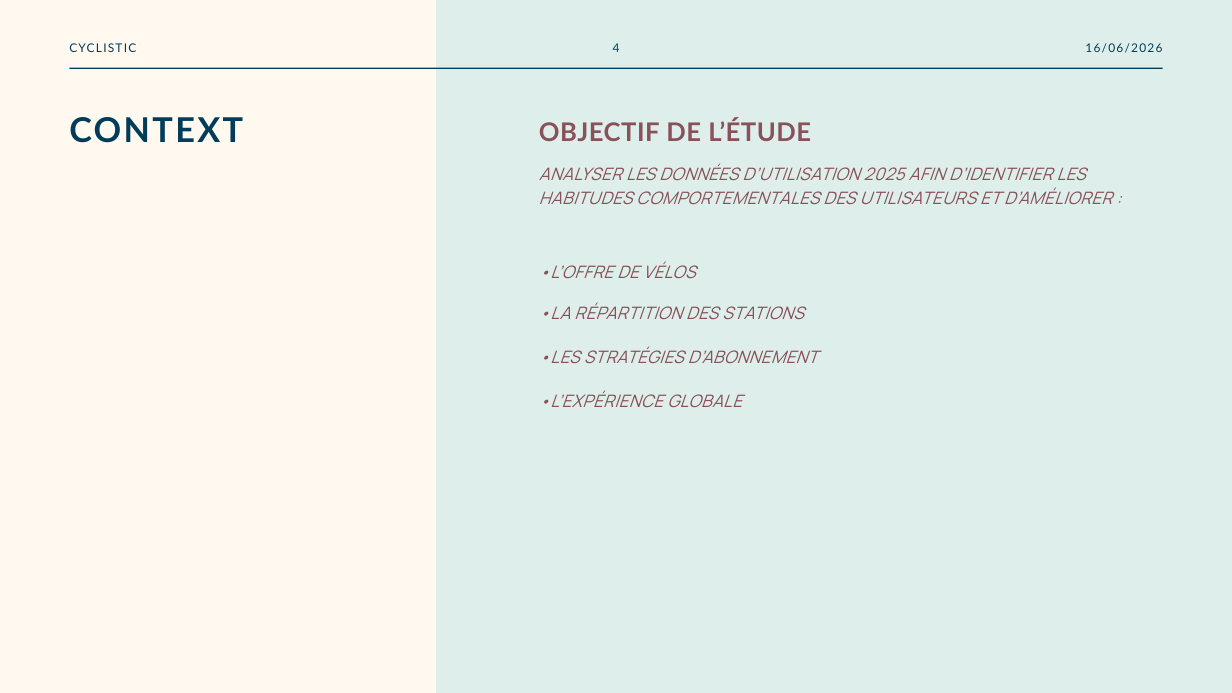
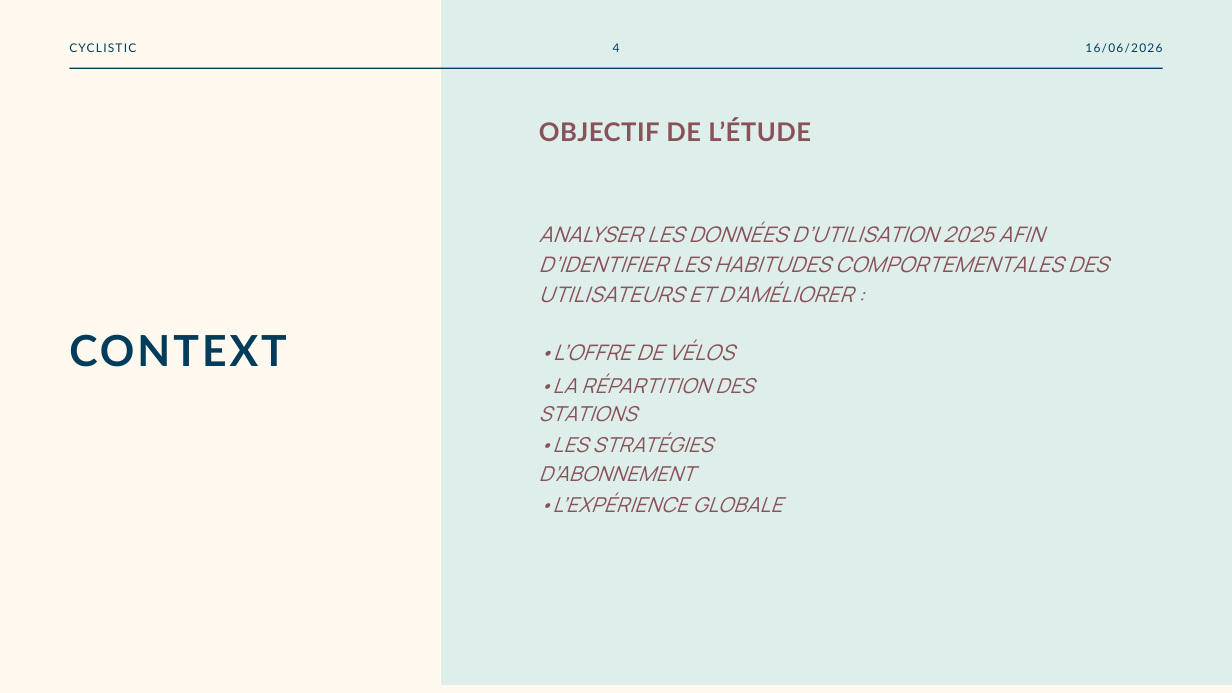
Before and after one commit to Loic0427/Data_etudes_de_cas, a slide deck: slide 4 of Velo en libre service/Etude_de_cas_cyclistic.pptx. Drawn at 1232x693 pixels with LibreOffice and Linux fonts; fonts in the diff are those of the drawing. Boxes give left, top, right and bottom in pixels: in the first picture for what was removed or moved away, otherwise in the second. Text is boxed around its words. In the diff, an @@ line names an element or a change of style, - is before the commit and + after.

```diff
--- a/Velo en libre service/Etude_de_cas_cyclistic.pptx
+++ b/Velo en libre service/Etude_de_cas_cyclistic.pptx
@@ freeform shape: place and size @@
-freeform shape at (436,0,1232,693)
+freeform shape at (441,0,1232,685)
@@ text "ANALYSER LES DONNÉES D’UTILISATION 2025 ..." at (539,221,1108,303): size 20 to 25 pt, letter spacing 0.4 to 0.5 pt; line spacing 28pt to 35pt @@
@@ text "ANALYSER LES DONNÉES D’UTILISATION 2025 ...": place and size @@
-text "ANALYSER LES DONNÉES D’UTILISATION 2025 ..." at (539,164,1112,204)
+text "ANALYSER LES DONNÉES D’UTILISATION 2025 ..." at (539,221,1108,303)
@@ text "CONTEXT": place and size @@
-text "CONTEXT" at (69,117,243,143)
+text "CONTEXT" at (69,334,287,367)
@@ text "CONTEXT" at (69,334,287,367): size 40 to 50 pt, letter spacing 2.8 to 3.5 pt; line spacing 56pt to 70pt @@
@@ text "•L’OFFRE DE VÉLOS": place and size @@
-text "•L’OFFRE DE VÉLOS" at (539,261,696,278)
+text "•L’OFFRE DE VÉLOS" at (539,339,734,361)
@@ text "•L’OFFRE DE VÉLOS" at (539,339,734,361): size 20 to 25 pt, letter spacing 0.4 to 0.5 pt; line spacing 28pt to 35pt @@
@@ text "•LA RÉPARTITION DES STATIONS": place and size @@
-text "•LA RÉPARTITION DES STATIONS" at (539,302,804,319)
+text "•LA RÉPARTITION DES STATIONS" at (539,373,753,422)
@@ size 20 to 24 pt, letter spacing 0.4 to 0.5 pt; line spacing 28pt to 33.6pt in 3 elements at (539,373,753,422), (539,492,783,513), (539,432,713,482) @@
@@ text "•LES STRATÉGIES D’ABONNEMENT": place and size @@
-text "•LES STRATÉGIES D’ABONNEMENT" at (539,346,818,363)
+text "•LES STRATÉGIES D’ABONNEMENT" at (539,432,713,482)
@@ text "•L’EXPÉRIENCE GLOBALE": place and size @@
-text "•L’EXPÉRIENCE GLOBALE" at (539,390,742,407)
+text "•L’EXPÉRIENCE GLOBALE" at (539,492,783,513)
```
Also in this commit, not shown: 5 other slides changed.
